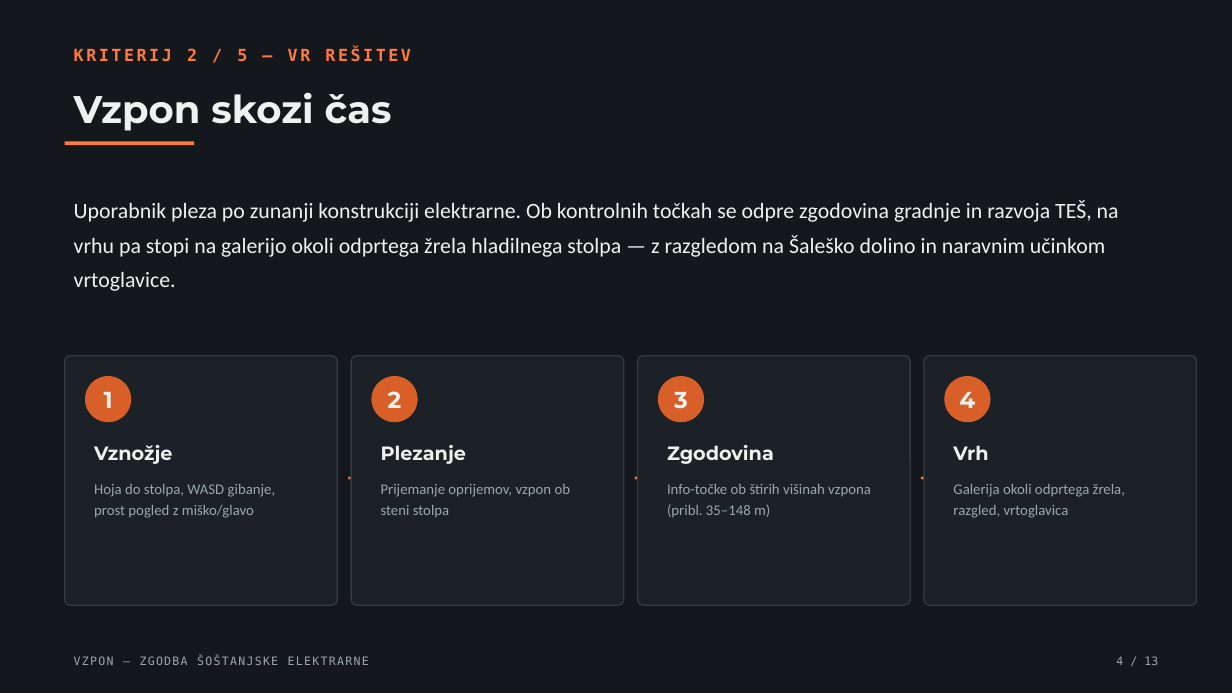
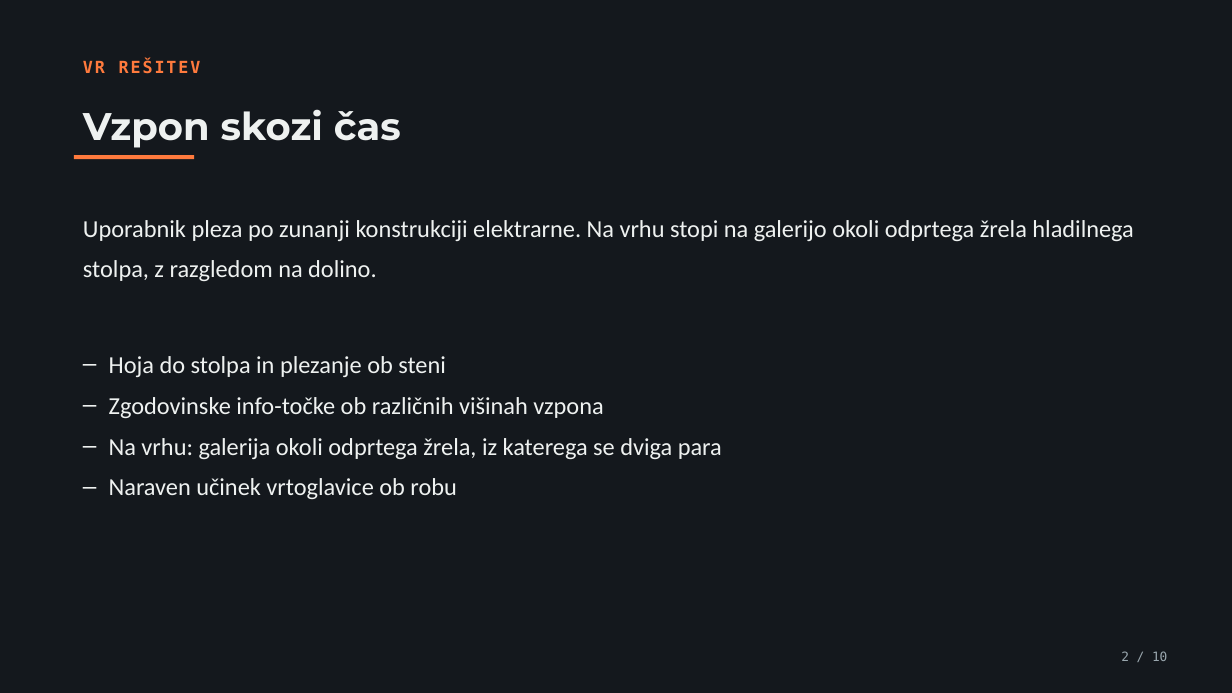
Before and after one commit to matevztasic/NOR, a slide deck: slide 3 of VR-AR-Predmet/predstavitev/Vzpon-predstavitev.pptx (slide 4 before the commit). Drawn at 1232x693 pixels with LibreOffice and Linux fonts; fonts in the diff are those of the drawing. Boxes give left, top, right and bottom in pixels: in the first picture for what was removed or moved away, otherwise in the second. Text is boxed around its words. In the diff, an @@ line names an element or a change of style, - is before the commit and + after.

```diff
--- a/VR-AR-Predmet/predstavitev/Vzpon-predstavitev.pptx
+++ b/VR-AR-Predmet/predstavitev/Vzpon-predstavitev.pptx
@@ text at box(83, 59, 201, 74): text changed @@
-KRITERIJ 2 / 5 — VR REŠITEV
+VR REŠITEV
@@ text "Vzpon skozi čas": place and size @@
-text "Vzpon skozi čas" at box(74, 92, 392, 131)
+text "Vzpon skozi čas" at box(83, 109, 401, 148)
@@ line moved from (65, 143) - (194, 143) to (74, 157) - (194, 157) @@
@@ text at box(83, 220, 1133, 281): text changed; size 17 to 19 pt @@
-Uporabnik pleza po zunanji konstrukciji elektrarne. Ob kontrolnih točkah se odpre zgodovina gradnje in razvoja TEŠ, na vrhu pa stopi na galerijo okoli odprtega žrela hladilnega stolpa — z razgledom na Šaleško dolino in naravnim učinkom vrtoglavice.
+Uporabnik pleza po zunanji konstrukciji elektrarne. Na vrhu stopi na galerijo okoli odprtega žrela hladilnega stolpa, z razgledom na dolino.
@@ rounded rectangle removed at box(65, 356, 337, 605) @@
@@ text added at box(109, 356, 722, 499), 19 pt, text #EEF1F0 @@
+– Hoja do stolpa in plezanje ob steni
+– Zgodovinske info-točke ob različnih višinah vzpona
+– Na vrhu: galerija okoli odprtega žrela, iz katerega se dviga para
+– Naraven učinek vrtoglavice ob robu
@@ rounded rectangle removed at box(351, 356, 624, 605) @@
@@ rounded rectangle removed at box(638, 356, 910, 605) @@
@@ rounded rectangle removed at box(924, 356, 1197, 605) @@
@@ ellipse removed at box(85, 376, 131, 422) @@
@@ ellipse removed at box(372, 376, 418, 422) @@
@@ ellipse removed at box(658, 376, 704, 422) @@
@@ ellipse removed at box(945, 376, 991, 422) @@
@@ text removed at box(104, 392, 113, 408) @@
-1
@@ text removed at box(674, 392, 688, 409) @@
-3
@@ text removed at box(959, 392, 975, 408) @@
-4
@@ text removed at box(94, 445, 172, 464) @@
-Vznožje
@@ text removed at box(337, 448, 379, 504) @@
-→
@@ text removed at box(381, 445, 467, 464) @@
-Plezanje
@@ text removed at box(624, 448, 665, 504) @@
-→
@@ text removed at box(667, 445, 774, 464) @@
-Zgodovina
@@ text removed at box(910, 448, 952, 504) @@
-→
@@ text removed at box(953, 445, 988, 460) @@
-Vrh
@@ text removed at box(94, 484, 276, 518) @@
-Hoja do stolpa, WASD gibanje, prost pogled z miško/glavo
@@ text removed at box(381, 484, 571, 517) @@
-Prijemanje oprijemov, vzpon ob steni stolpa
@@ text removed at box(667, 484, 871, 517) @@
-Info-točke ob štirih višinah vzpona (pribl. 35–148 m)
@@ text removed at box(953, 484, 1125, 518) @@
-Galerija okoli odprtega žrela, razgled, vrtoglavica
@@ text removed at box(74, 656, 369, 665) @@
-VZPON — ZGODBA ŠOŠTANJSKE ELEKTRARNE
@@ text removed at box(1116, 656, 1158, 665) @@
-4 / 13
@@ text at box(1121, 651, 1167, 661): text changed; size 18 to 10 pt; font Montserrat to DejaVu Sans Mono; text colour #EEF1F0 to #9AA7AE; bold off @@
-2
+2 / 10
```
Also in this commit, not shown: 3 other slides changed, 6 slides added, 9 slides removed, 2 other files.
